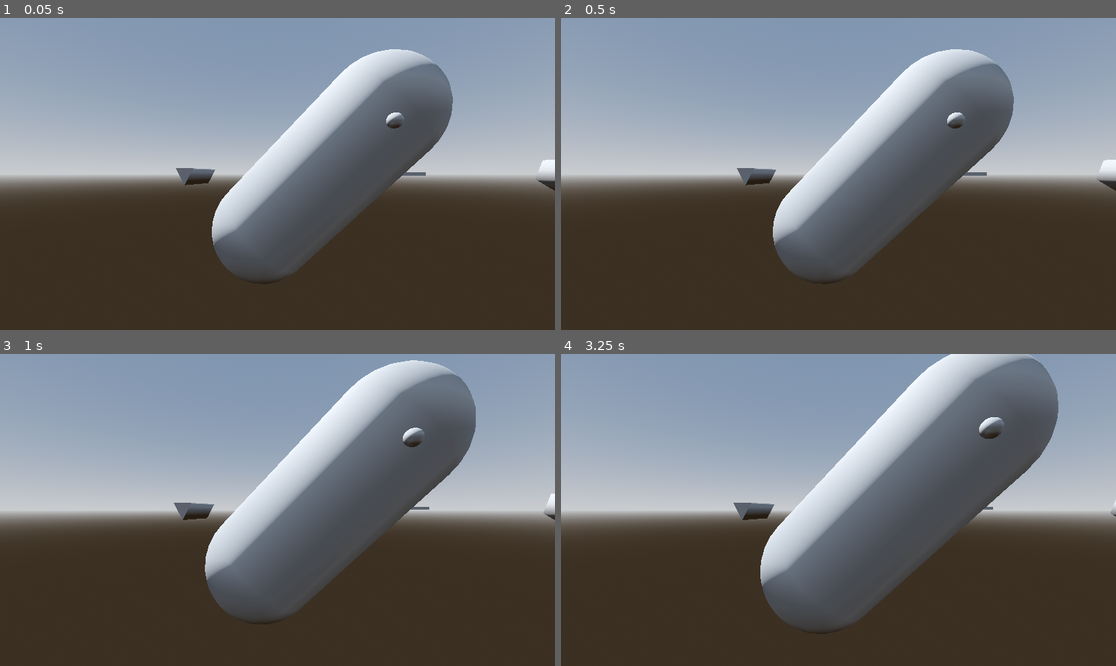
Above: before the commit, frames 1-4 (two rows, left to right).
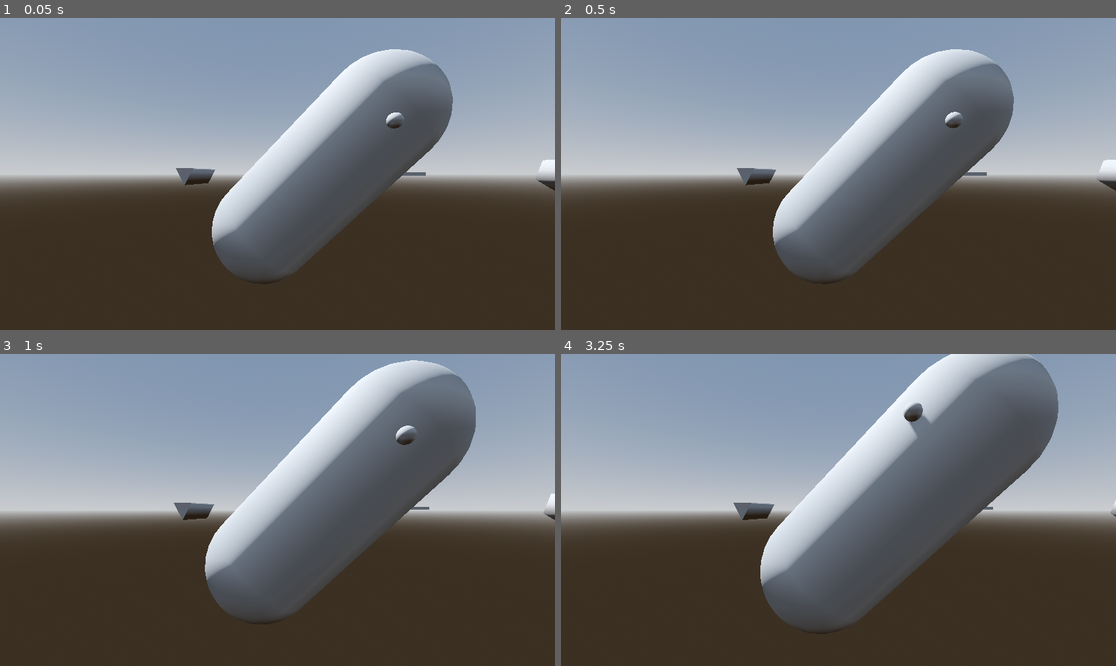
Above: after the commit, the same moments.

Repository: Venorrak/gd-gravity-fields
Game: Godot game, scene res://test3D.tscn
Same seed, same stepped clock (60 frames per second), same inputs: the game is played once before the commit and once after it. This scene is started directly instead of the project's main scene.
Inputs (mouse positions are in pixels of both pictures, inside the frame that each line leads up to):
- Up to frame 1 (0.05 s): no input
- Up to frame 2 (0.5 s): no input
- Up to frame 3 (1 s): tap Enter at 0.5 s; move the mouse to (249, 572) at 0.52 s; hold W from 0.53 s (still down); tap Q at 0.6 s; click (249, 572) at 0.67 s
- Up to frame 4 (3.25 s): release W at 1.25 s; drag from (1005, 556) to (810, 572) at 1.27 s; move the mouse to (672, 463) at 2.02 s; hold Left (ui_left) 2.03-2.75 s; tap Shift at 2.1 s; drag from (866, 510) to (672, 463) at 2.77 s

Frame 1 is identical in both runs. In frame 2, less than 0.1% of the frame differs, in the area x 69-73%, y 30-36%; in frame 3, 0.2%; in frame 4, 0.5%, in the area x 61-80%, y 15-28%.
Error before the commit: Parse Error: Function "rotate_transform_by_provider()" not found in base self. (res://GravityArtifacts/GCurve3D.gd:34)

Commit message:
better base

Diff:
--- a/GravityArtifacts/GCurve3D.gd
+++ b/GravityArtifacts/GCurve3D.gd
@@ -26,12 +26,12 @@
 			})
 		return ret
 
-func get_custom_gravity(bodyPosition : Vector3, providerRotation: Vector3) -> Vector3:
+func get_custom_gravity(localBodyPosition : Vector3, providerTransform: Transform3D) -> Vector3:
 	var gravity : Vector3 = Vector3.DOWN * gravityForce
-	var rotatedBodyPosition = rotateByProvider(bodyPosition, providerRotation * -1)
+	var rotatedBodyPosition = rotateByProvider(localBodyPosition, providerTransform.basis.get_euler() * -1)
 	var closestOffset : float = get_closest_offset(rotatedBodyPosition)
 	var closestTransform : Transform3D = sample_baked_with_rotation(closestOffset, false, true)
-	closestTransform = rotate_transform_by_provider(closestTransform, providerRotation)
+	closestTransform = rotateByProvider(closestTransform, providerTransform.basis.get_euler())
 	if multipleFaces:
 		var center: Vector3 = closestTransform.origin
 		var up: Vector3 = closestTransform.basis.y.normalized()
@@ -39,7 +39,7 @@
 		var forward : Vector3 = closestTransform.basis.z.normalized()
 		var side : Vector3 = closestTransform.basis.x.normalized()
 
-		var to_body: Vector3 = (bodyPosition - center)
+		var to_body: Vector3 = (localBodyPosition - center)
 
 		# Project to_body vector onto the plane orthogonal to forward (remove the forward component)
 		var to_body_plane: Vector3 = to_body - forward * to_body.dot(forward)
@@ -66,7 +66,7 @@
 
 		gravity = up.rotated(forward, gravity_angle + PI) * gravityForce
 	else:
-		gravity = (closestTransform.origin - bodyPosition).normalized() * gravityForce
+		gravity = (closestTransform.origin - localBodyPosition).normalized() * gravityForce
 	return gravity
 
 func rotateByProvider(input, gRotation: Vector3):
--- a/GravityArtifacts/GPath3D.gd
+++ b/GravityArtifacts/GPath3D.gd
@@ -1,4 +1,4 @@
 class_name GPath3D extends Path3D
 
 func get_custom_gravity(bodyPosition : Vector3) -> Vector3:
-	return curve.get_custom_gravity(bodyPosition - global_position, global_rotation)
+	return curve.get_custom_gravity(bodyPosition - global_position, global_transform)
--- a/test3D.tscn
+++ b/test3D.tscn
@@ -141,7 +141,7 @@
 shape = SubResource("CylinderShape3D_xe411")
 
 [node name="cube" type="StaticBody3D" parent="."]
-transform = Transform3D(-4.37114e-08, -1, 0, 0.707107, -3.09086e-08, -0.707107, 0.707107, -3.09086e-08, 0.707107, 100, 0, 0)
+transform = Transform3D(1, 0, 0, 0, 1, 0, 0, 0, 1, 100, 0, 0)
 
 [node name="CollisionShape3D" type="CollisionShape3D" parent="cube"]
 transform = Transform3D(-4.37114e-08, -1, 0, 1, -4.37114e-08, 0, 0, 0, 1, 0, 0, 0)
